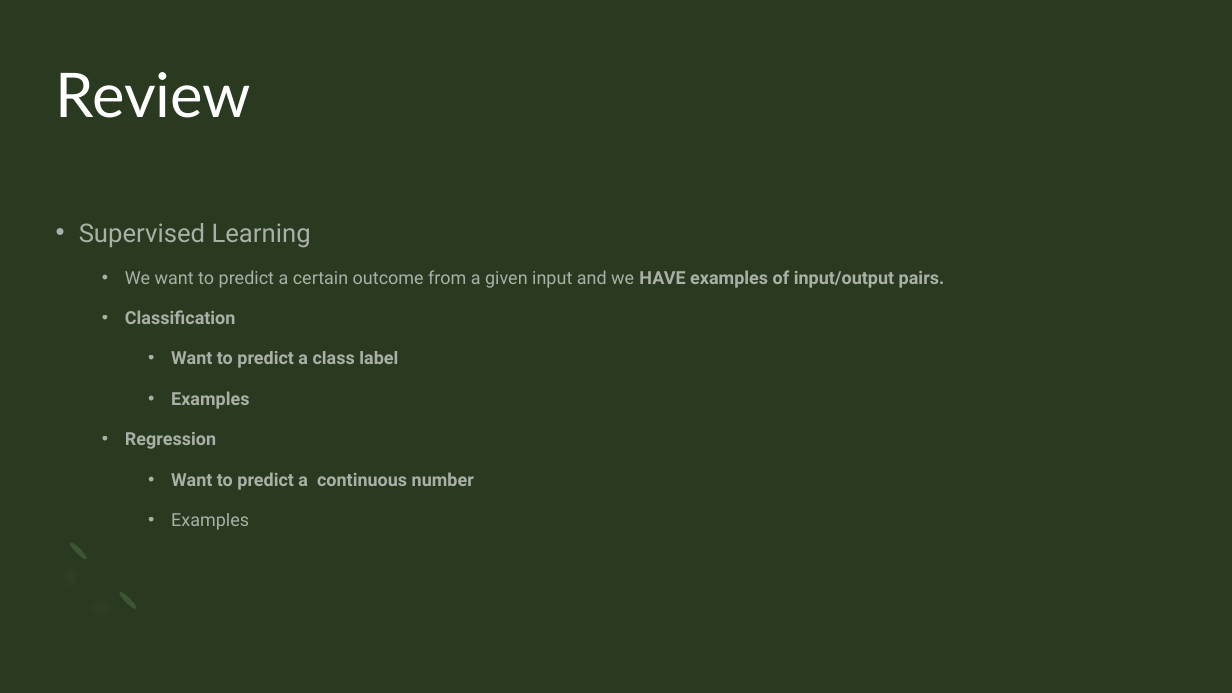
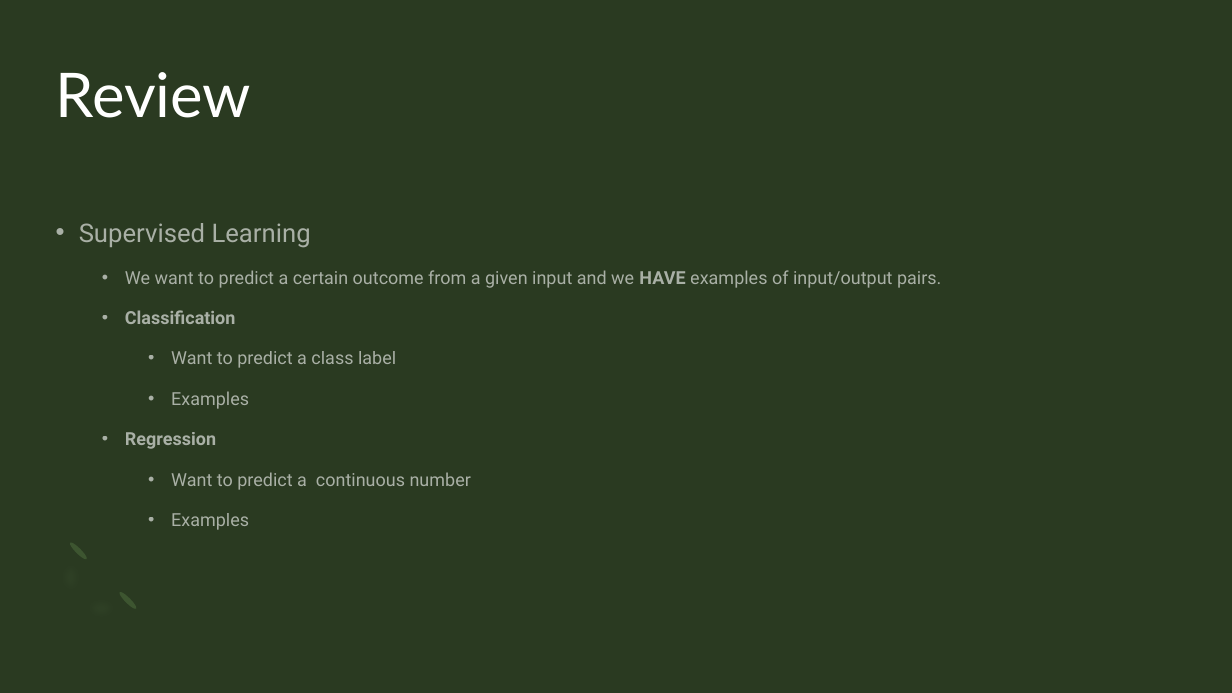
Before and after one commit to hank-butler/GenAssembly, a slide deck: slide 3 of HButler_Decision_Trees.pptx (slide 2 before the commit). Drawn at 1232x693 pixels with LibreOffice and Linux fonts; fonts in the diff are those of the drawing. Boxes give left, top, right and bottom in pixels: in the first picture for what was removed or moved away, otherwise in the second. Text is boxed around its words. In the diff, an @@ line names an element or a change of style, - is before the commit and + after.

```diff
--- a/HButler_Decision_Trees.pptx
+++ b/HButler_Decision_Trees.pptx
@@ text at (x1=125, y1=270, x2=941, y2=490): bold off in "examples of input/output pairs.", "Want to predict a class label", "Examples", "Want to predict a continuous number" @@
```
Also in this commit, not shown: 2 other slides changed.
